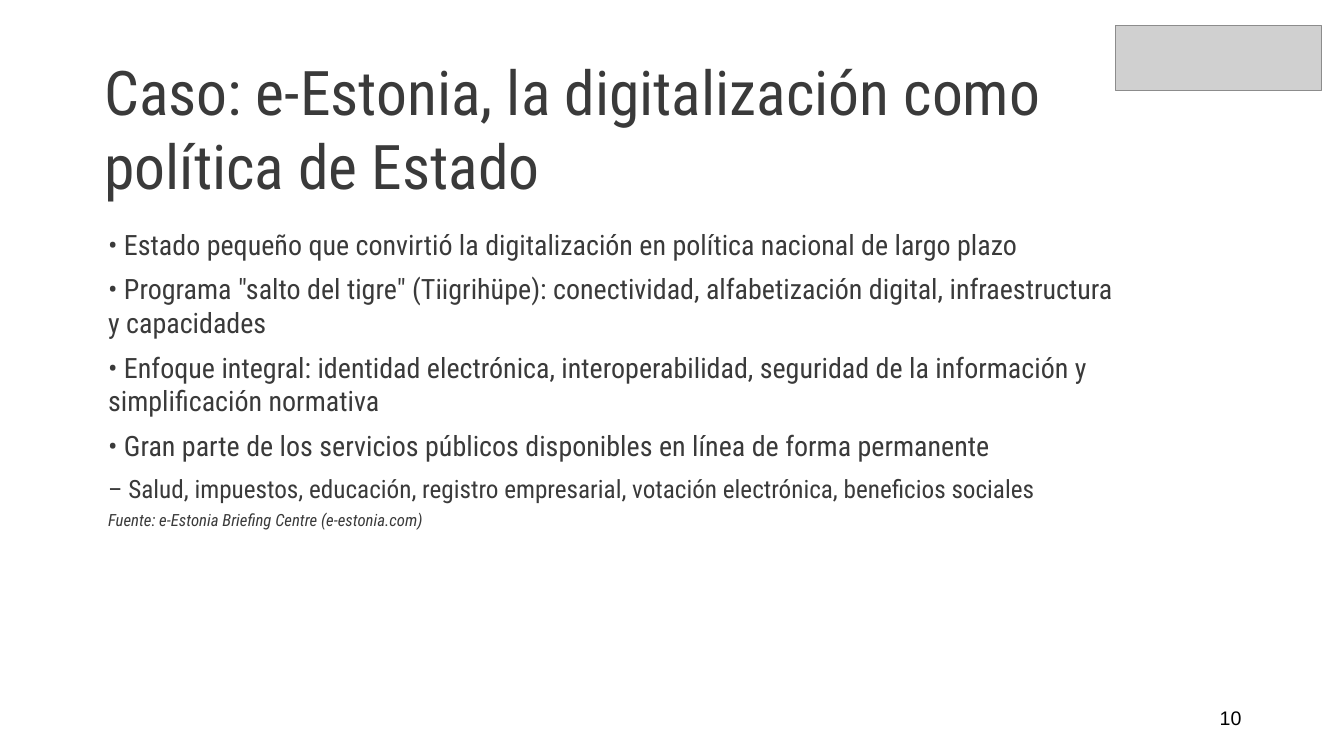
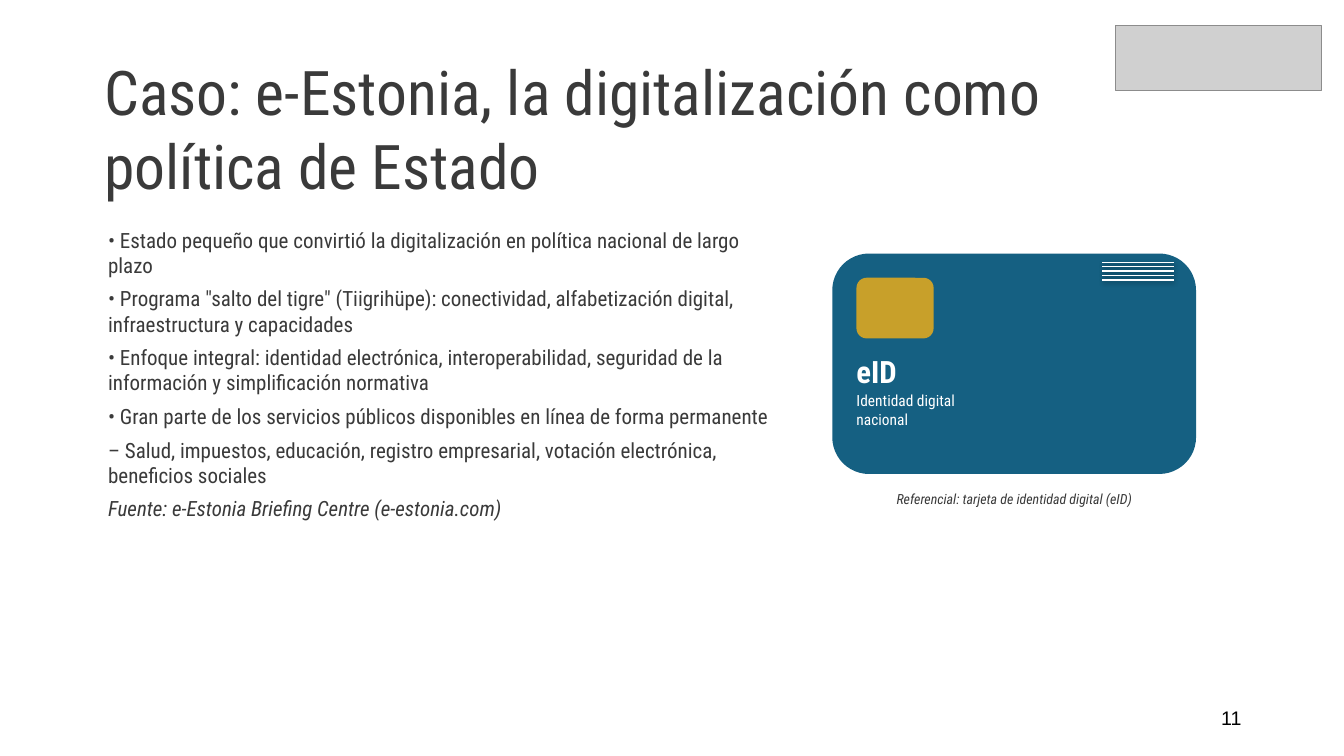
Before and after one commit to diegozamoranoWP/Diplomado-PUCV, a slide deck: slide 11 of Modulo_3_Transformacion_Digital/Clase_1_Transformacion_Digital.pptx (slide 10 before the commit). Drawn at 1344x756 pixels with LibreOffice and Linux fonts; fonts in the diff are those of the drawing; grey boxes stand for pictures. Boxes give left, top, right and bottom in pixels: in the first picture for what was removed or moved away, otherwise in the second. Text is boxed around its words. In the diff, an @@ line names an element or a change of style, - is before the commit and + after.

```diff
--- a/Modulo_3_Transformacion_Digital/Clase_1_Transformacion_Digital.pptx
+++ b/Modulo_3_Transformacion_Digital/Clase_1_Transformacion_Digital.pptx
@@ text "• Estado pequeño que convirtió ..." at [108, 232, 768, 521]: size 20 to 15 pt in "• Estado pequeño que convirtió la digitalización ...", "• Programa "salto del tigre" (Tiigrihüpe): conectividad, ...", "• Enfoque integral: identidad electrónica, interoperabilidad ...", "• Gran parte de los servicios públicos ..."; size 18 to 15 pt in "– Salud, impuestos, educación, registro empresarial, votació ..."; size 12 to 15 pt in "Fuente: e-Estonia Briefing Centre (e-estonia.com)"; less space between paragraphs; more space between paragraphs @@
@@ rounded rectangle added at [833, 254, 1197, 475], fill #156082 @@
@@ line added from (1103, 262) to (1175, 262), #FFFFFF 1 pt @@
@@ line added from (1103, 267) to (1175, 267), #FFFFFF 1 pt @@
@@ rounded rectangle added at [857, 278, 935, 339], fill #C8A02A @@
@@ line added from (1103, 271) to (1175, 271), #FFFFFF 1 pt @@
@@ line added from (1103, 275) to (1175, 275), #FFFFFF 1 pt @@
@@ line added from (1103, 280) to (1175, 280), #FFFFFF 1 pt @@
@@ text added at [856, 361, 896, 384], 22 pt, text #FFFFFF, bold @@
+eID
@@ text added at [856, 394, 955, 425], 11 pt, text #FFFFFF @@
+Identidad digital
+nacional
@@ text added at [897, 493, 1132, 507], 10 pt, text #3A3A3A, italic @@
+Referencial: tarjeta de identidad digital (eID)
@@ text at [1221, 711, 1241, 725]: text changed @@
-10
+11
```
Also in this commit, not shown: 31 other slides changed, 1 slide added.
